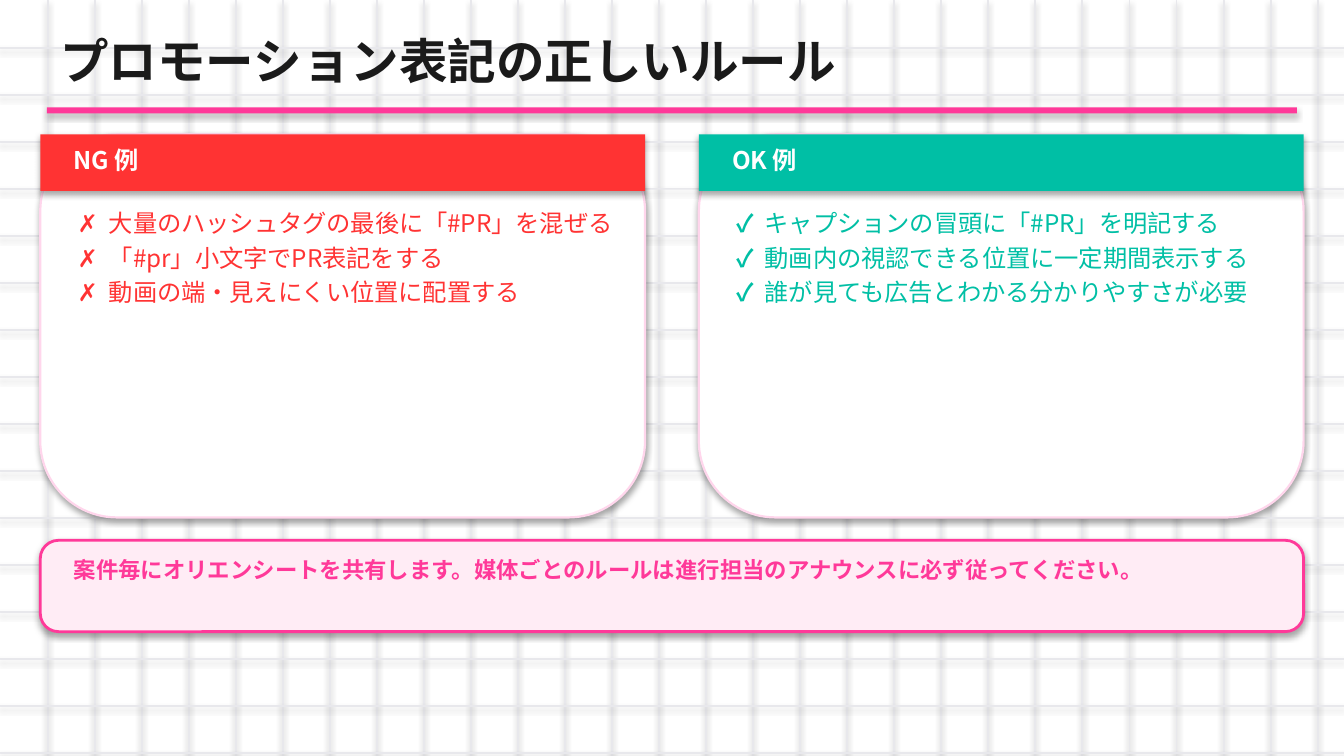
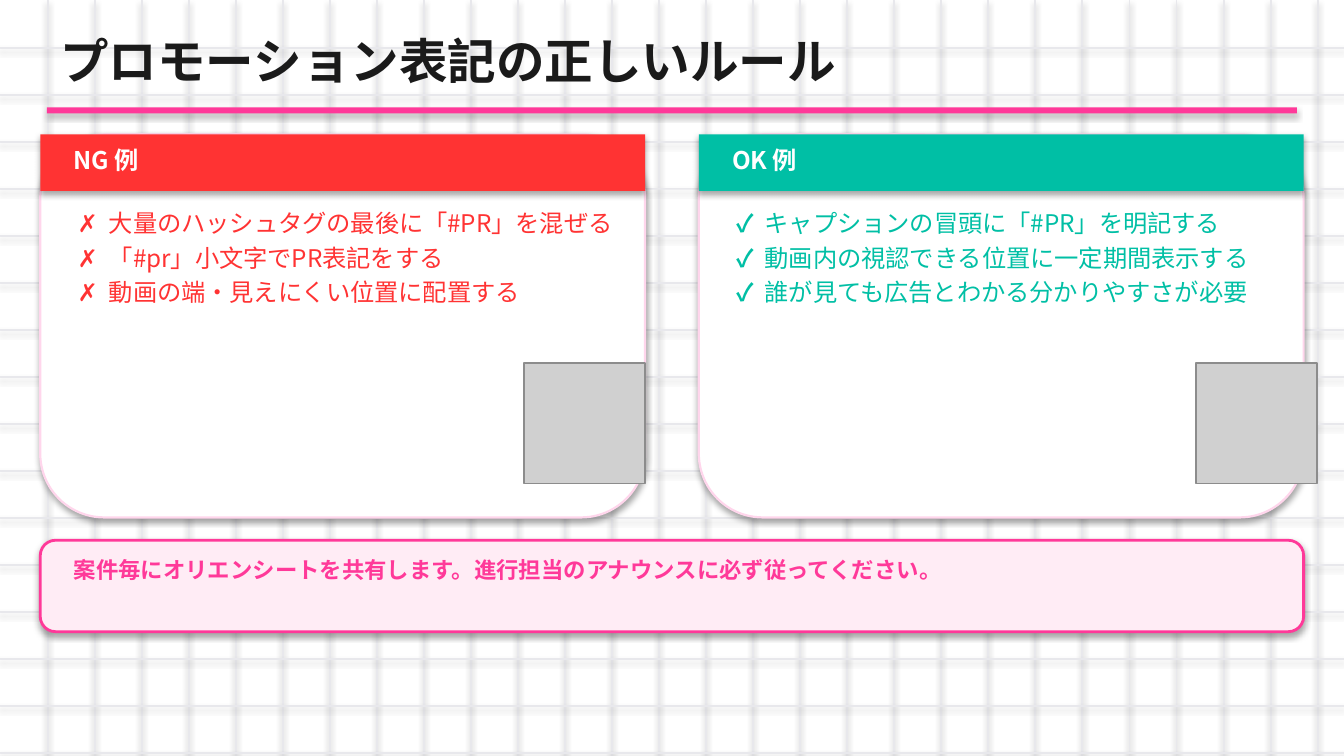
Before and after one commit to nagasawakai-eng/torihada-pptx-editor, a slide deck: slide 5 of TORIHADA_第2週_研修資料.pptx. Drawn at 1344x756 pixels with LibreOffice and Linux fonts; fonts in the diff are those of the drawing; grey boxes stand for pictures. Boxes give left, top, right and bottom in pixels: in the first picture for what was removed or moved away, otherwise in the second. Text is boxed around its words. In the diff, an @@ line names an element or a change of style, - is before the commit and + after.

```diff
--- a/TORIHADA_第2週_研修資料.pptx
+++ b/TORIHADA_第2週_研修資料.pptx
@@ picture added at (524,363,645,484) @@
@@ picture added at (1196,363,1317,484) @@
@@ proportions changed in 3 elements at (40,134,645,517), (699,134,1304,517), (40,540,1304,632) @@
@@ text at (74,559,942,580): text changed @@
-案件毎にオリエンシートを共有します。媒体ごとのルールは進行担当のアナウンスに必ず従ってください。
+案件毎にオリエンシートを共有します。進行担当のアナウンスに必ず従ってください。
```
Also in this commit, not shown: 26 other slides changed.
